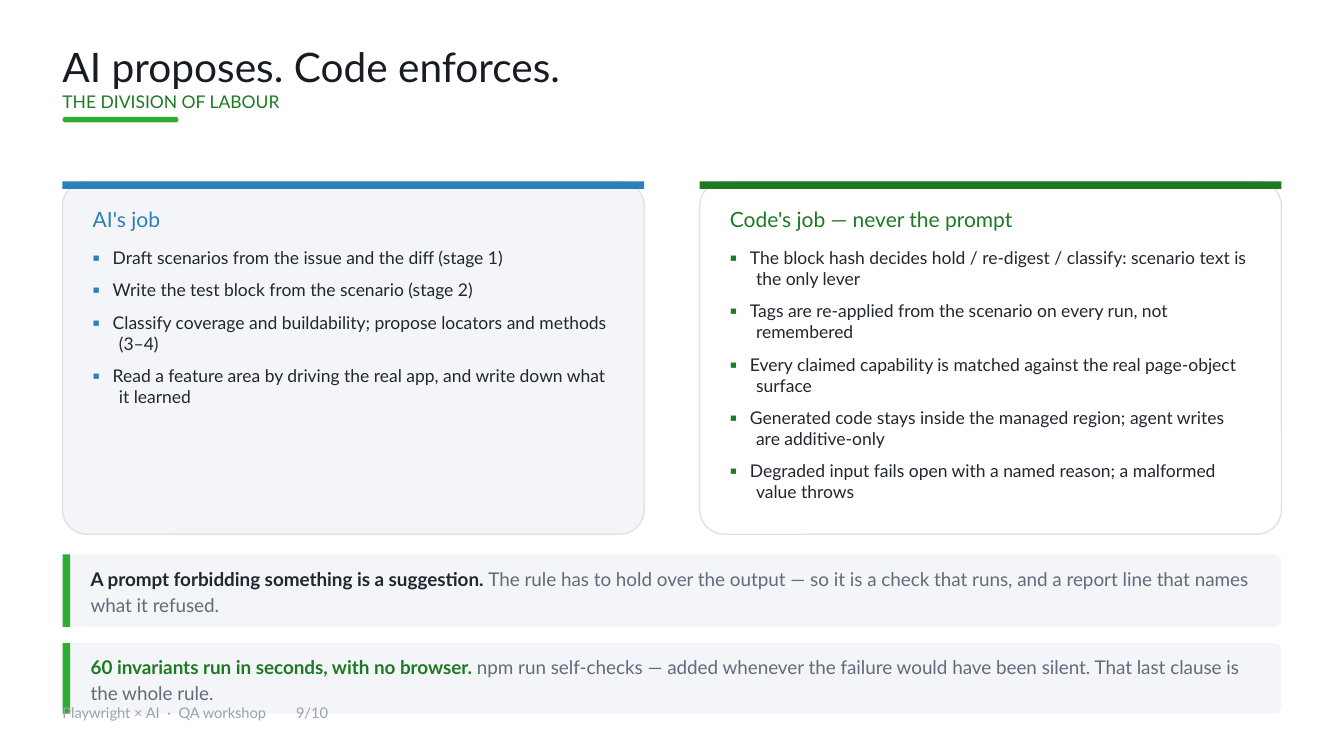
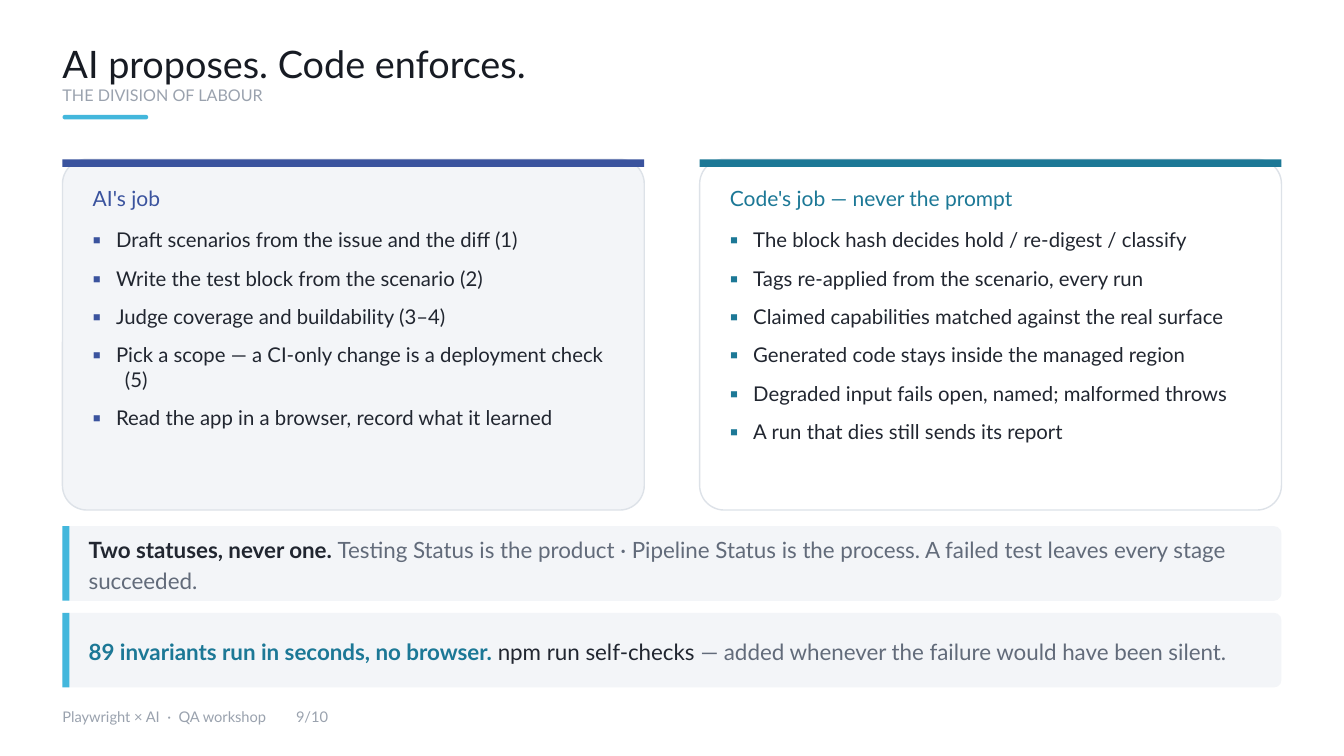
Before and after one commit to yogap02/pwxai, a slide deck: slide 9 of deck/Playwright-AI-QA-Workshop.pptx. Drawn at 1344x756 pixels with LibreOffice and Linux fonts; fonts in the diff are those of the drawing. Boxes give left, top, right and bottom in pixels: in the first picture for what was removed or moved away, otherwise in the second. Text is boxed around its words. In the diff, an @@ line names an element or a change of style, - is before the commit and + after.

```diff
--- a/deck/Playwright-AI-QA-Workshop.pptx
+++ b/deck/Playwright-AI-QA-Workshop.pptx
@@ text "AI proposes. Code enforces." at [62,50,526,101]: size 29 to 27 pt in "AI proposes. Code enforces."; size 12.5 to 11.5 pt, text colour #1E7A22 to #9AA2AE in "THE DIVISION OF LABOUR" @@
@@ fill #2EAD33 to #43B7DC in 3 elements at [63,526,70,601], [63,613,70,688], [63,115,148,119] @@
@@ rounded rectangle: place and size @@
-rounded rectangle at [63,117,178,123]
+rounded rectangle at [63,115,148,119]
@@ rectangle at [63,159,644,166]: fill #2C7FB8 to #3A539E @@
@@ 2 rounded rectangles, 2 texts, 2 rectangles: place and size @@
-2 rounded rectangles, 2 texts, 2 rectangles at [63,181,1281,534]
+2 rounded rectangles, 2 texts, 2 rectangles at [63,159,1281,510]
@@ rectangle at [700,159,1281,166]: fill #1E7A22 to #1C7896 @@
@@ text at [93,190,160,210]: text colour #2C7FB8 to #3A539E in "AI's job"; more space between paragraphs @@
@@ text at [730,190,1012,210]: text colour #1E7A22 to #1C7896 in "Code's job — never the prompt"; more space between paragraphs @@
@@ text at [116,231,603,429]: text changed; size 12.5 to 14.5 pt @@
-▪ Draft scenarios from the issue and the diff (stage 1)
-▪ Write the test block from the scenario (stage 2)
-▪ Classify coverage and buildability; propose locators and methods (3–4)
-▪ Read a feature area by driving the real app, and write down what it learned
+▪ Draft scenarios from the issue and the diff (1)
+▪ Write the test block from the scenario (2)
+▪ Judge coverage and buildability (3–4)
+▪ Pick a scope — a CI-only change is a deployment check (5)
+▪ Read the app in a browser, record what it learned
@@ text at [753,232,1227,443]: text changed; size 12.5 to 14.5 pt @@
-▪ The block hash decides hold / re-digest / classify: scenario text is the only lever
-▪ Tags are re-applied from the scenario on every run, not remembered
-▪ Every claimed capability is matched against the real page-object surface
-▪ Generated code stays inside the managed region; agent writes are additive-only
-▪ Degraded input fails open with a named reason; a malformed value throws
+▪ The block hash decides hold / re-digest / classify
+▪ Tags re-applied from the scenario, every run
+▪ Claimed capabilities matched against the real surface
+▪ Generated code stays inside the managed region
+▪ Degraded input fails open, named; malformed throws
+▪ A run that dies still sends its report
@@ rounded rectangle: place and size @@
-rounded rectangle at [63,555,1281,627]
+rounded rectangle at [63,526,1281,601]
@@ rectangle: place and size @@
-rectangle at [63,555,70,627]
+rectangle at [63,526,70,601]
@@ text at [89,541,1225,589]: text changed; size 13.5 to 16 pt @@
-A prompt forbidding something is a suggestion. The rule has to hold over the output — so it is a check that runs, and a report line that names what it refused.
+Two statuses, never one. Testing Status is the product · Pipeline Status is the process. A failed test leaves every stage succeeded.
@@ rounded rectangle: place and size @@
-rounded rectangle at [63,643,1281,714]
+rounded rectangle at [63,613,1281,688]
@@ rectangle: place and size @@
-rectangle at [63,643,70,714]
+rectangle at [63,613,70,688]
@@ text at [89,643,1226,664]: text changed; size 13.5 to 16 pt @@
-60 invariants run in seconds, with no browser. npm run self-checks — added whenever the failure would have been silent. That last clause is the whole rule.
+89 invariants run in seconds, no browser. npm run self-checks — added whenever the failure would have been silent.
@@ text "Playwright × AI · QA ...": place and size @@
-text "Playwright × AI · QA ..." at [62,705,328,721]
+text "Playwright × AI · QA ..." at [62,711,328,725]
```
Also in this commit, not shown: 9 other slides changed, 21 other files.
